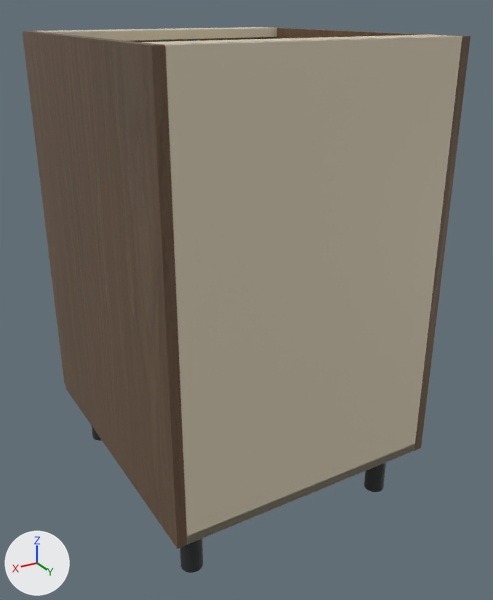
An edit to the glTF model storefront/public/cabinet-inventory/models/oppein-ply-mso-3db21.glb, drawn before and after from the same camera.
Both versions are drawn from a 50 mm camera at (0.878, 0.792, 0.918) aimed at (0.244, -0.265, 0.39). Every picture has the same lights, and +X, +Y and +Z are marked at lower left. The picture after the commit comes second. Where no turn or scale is listed for an object, it has been applied to the vertices.

The first picture shows 'Adjustable foot.002', 'Cabinet back', 'Cabinet bottom', 'Cabinet side', 'Cabinet side.001', 'Top support rail', 'Top support rail.001' and 5 more.
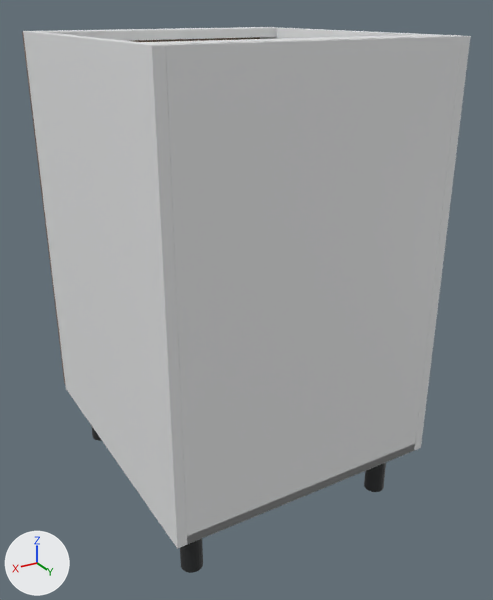
Changed parts and their boxes (x1, y1, x2, y2) in the pictures (493 x 600 px):
'Cabinet back', recoloured (beige to white)
    both: (164, 36, 462, 544)
'Cabinet side.001', recoloured (lighter)
    both: (23, 31, 187, 549)
'Cabinet side', recoloured
    both: (260, 27, 471, 451)
'Top support rail.001', recoloured (beige to white)
    both: (38, 27, 277, 41)
'Cabinet bottom', recoloured
    both: (187, 444, 415, 544)
'Top support rail', recoloured (beige to white)
    both: (143, 35, 447, 45)

The change, as a diff of the scene's bpy script:
```diff
--- a/storefront/public/cabinet-inventory/models/oppein-ply-mso-3db21.glb.py
+++ b/storefront/public/cabinet-inventory/models/oppein-ply-mso-3db21.glb.py
@@ mat_white_cabinet_carcass @@
+mat_white_cabinet_carcass = principled_material('White cabinet carcass')
+mat_white_cabinet_carcass.base_color = (0.82, 0.83, 0.835)  # white #eaebec
+mat_white_cabinet_carcass.roughness = 0.48
@@ me_cube_002 @@
 me_cube_002.from_pydata(...)  # 56 vertices, 108 faces; spans x -0.249..0.249, y -0.006..0.006, z -0.381..0.381
-me_cube_002.materials.append(mat_cabinet_interior___visual_interpretation)  # beige #daceb6
+me_cube_002.materials.append(mat_white_cabinet_carcass)  # white #eaebec
@@ me_cube_003 @@
 me_cube_003.from_pydata(...)  # 56 vertices, 108 faces; spans x -0.249..0.249, y -0.293..0.293, z -0.009..0.009
-me_cube_003.materials.append(mat_cabinet_interior___visual_interpretation)  # beige #daceb6
+me_cube_003.materials.append(mat_white_cabinet_carcass)  # white #eaebec
@@ me_cube @@
 me_cube.from_pydata(...)  # 56 vertices, 108 faces; spans x -0.009..0.009, y -0.293..0.293, z -0.381..0.381
-me_cube.materials.append(mat_supplier_finish___smoked_oak)
+me_cube.materials.append(mat_white_cabinet_carcass)  # white #eaebec
@@ me_cube_001 @@
 me_cube_001.from_pydata(...)  # 56 vertices, 108 faces; spans x -0.009..0.009, y -0.293..0.293, z -0.381..0.381
-me_cube_001.materials.append(mat_supplier_finish___smoked_oak)
+me_cube_001.materials.append(mat_white_cabinet_carcass)  # white #eaebec
@@ me_cube_004 @@
 me_cube_004.from_pydata(...)  # 56 vertices, 108 faces; spans x -0.249..0.249, y -0.035..0.035, z -0.009..0.009
-me_cube_004.materials.append(mat_cabinet_interior___visual_interpretation)  # beige #daceb6
+me_cube_004.materials.append(mat_white_cabinet_carcass)  # white #eaebec
@@ me_cube_005 @@
 me_cube_005.from_pydata(...)  # 56 vertices, 108 faces; spans x -0.249..0.249, y -0.035..0.035, z -0.009..0.009
-me_cube_005.materials.append(mat_cabinet_interior___visual_interpretation)  # beige #daceb6
+me_cube_005.materials.append(mat_white_cabinet_carcass)  # white #eaebec
```
